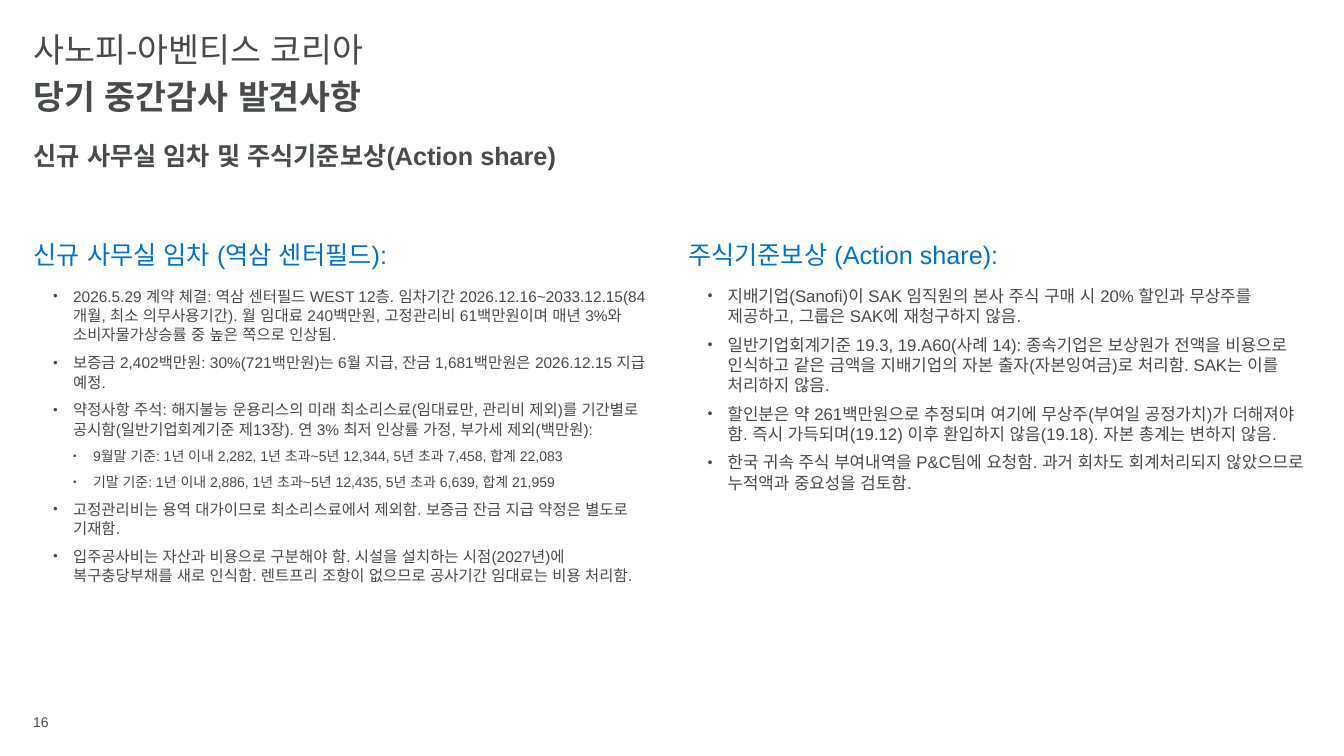
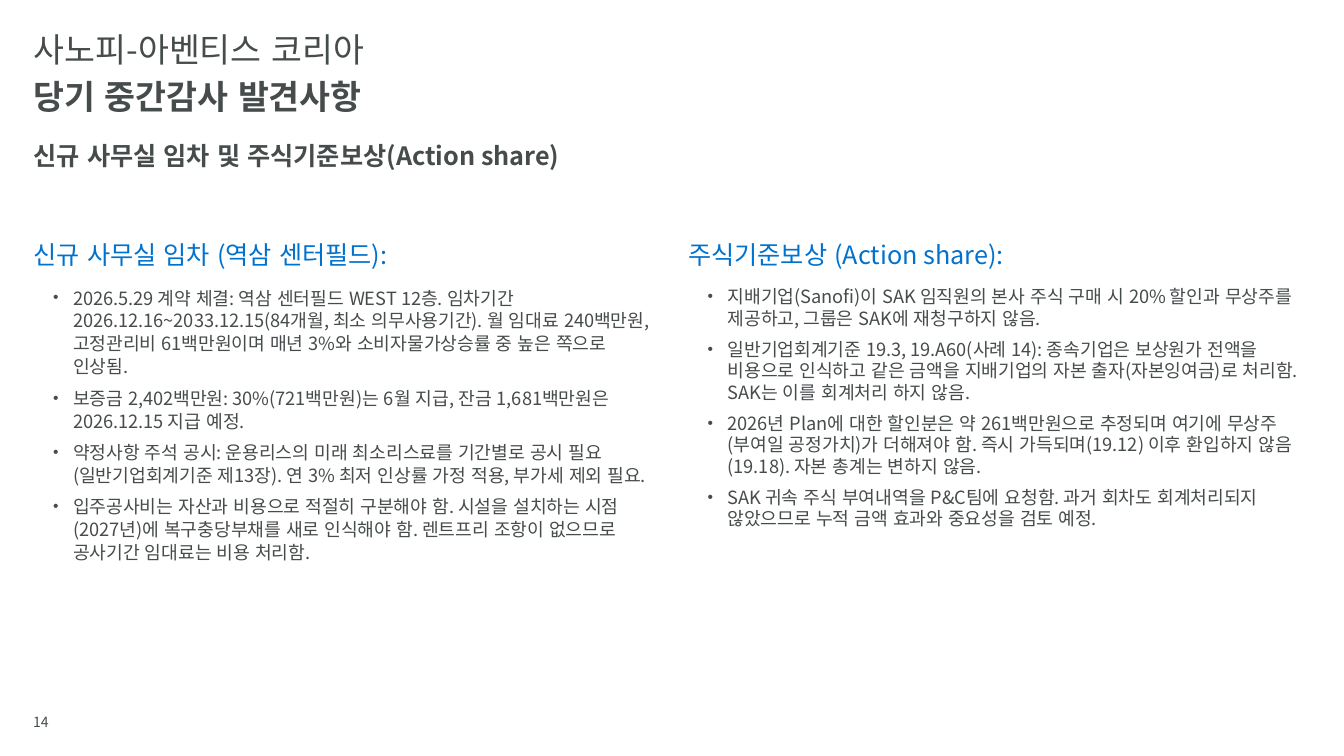
Before and after one commit to hansesle-maker/code, a slide deck: slide 14 of deliverables/SAK_FY2026_Interim_Closing_KO.pptx (slide 16 before the commit). Drawn at 1344x756 pixels with LibreOffice and Linux fonts; fonts in the diff are those of the drawing; background and template pictures are left out. Boxes give left, top, right and bottom in pixels: in the first picture for what was removed or moved away, otherwise in the second. Text is boxed around its words. In the diff, an @@ line names an element or a change of style, - is before the commit and + after.

```diff
--- a/deliverables/SAK_FY2026_Interim_Closing_KO.pptx
+++ b/deliverables/SAK_FY2026_Interim_Closing_KO.pptx
@@ font Arial to Noto Sans CJK KR in 3 elements at bbox=[34, 243, 387, 269], bbox=[688, 243, 1004, 269], bbox=[34, 144, 559, 170] @@
@@ text at bbox=[73, 290, 649, 430]: size 11 to 13 pt, font Arial to Noto Sans CJK KR in "2026.5.29 계약 체결: 역삼 센터필드 WEST 12층. ...", "보증금 2,402백만원: 30%(721백만원)는 6월 지급, 잔금 1,681백만원은 ..." @@
@@ text at bbox=[728, 287, 1292, 329]: size 12 to 13 pt, font Arial to Noto Sans CJK KR in "지배기업(Sanofi)이 SAK 임직원의 본사 주식 구매 시 ..." @@
@@ text at bbox=[728, 341, 1298, 527]: text changed; size 12 to 13 pt; font Arial to Noto Sans CJK KR @@
-  • 일반기업회계기준 19.3, 19.A60(사례 14): 종속기업은 보상원가 전액을 비용으로 인식하고 같은 금액을 지배기업의 자본 출자(자본잉여금)로 처리함. SAK는 이를 처리하지 않음.
-  • 할인분은 약 261백만원으로 추정되며 여기에 무상주(부여일 공정가치)가 더해져야 함. 즉시 가득되며(19.12) 이후 환입하지 않음(19.18). 자본 총계는 변하지 않음.
-  • 한국 귀속 주식 부여내역을 P&C팀에 요청함. 과거 회차도 회계처리되지 않았으므로 누적액과 중요성을 검토함.
+  • 일반기업회계기준 19.3, 19.A60(사례 14): 종속기업은 보상원가 전액을 비용으로 인식하고 같은 금액을 지배기업의 자본 출자(자본잉여금)로 처리함. SAK는 이를 회계처리 하지 않음.
+  • 2026년 Plan에 대한 할인분은 약 261백만원으로 추정되며 여기에 무상주(부여일 공정가치)가 더해져야 함. 즉시 가득되며(19.12) 이후 환입하지 않음(19.18). 자본 총계는 변하지 않음.
+  • SAK 귀속 주식 부여내역을 P&C팀에 요청함. 과거 회차도 회계처리되지 않았으므로 누적 금액 효과와 중요성을 검토 예정.
@@ text at bbox=[73, 444, 645, 561]: text changed; size 11 to 13 pt; font Arial to Noto Sans CJK KR @@
-  • 약정사항 주석: 해지불능 운용리스의 미래 최소리스료(임대료만, 관리비 제외)를 기간별로 공시함(일반기업회계기준 제13장). 연 3% 최저 인상률 가정, 부가세 제외(백만원):
-    • 9월말 기준: 1년 이내 2,282, 1년 초과~5년 12,344, 5년 초과 7,458, 합계 22,083
-    • 기말 기준: 1년 이내 2,886, 1년 초과~5년 12,435, 5년 초과 6,639, 합계 21,959
-  • 고정관리비는 용역 대가이므로 최소리스료에서 제외함. 보증금 잔금 지급 약정은 별도로 기재함.
-  • 입주공사비는 자산과 비용으로 구분해야 함. 시설을 설치하는 시점(2027년)에 복구충당부채를 새로 인식함. 렌트프리 조항이 없으므로 공사기간 임대료는 비용 처리함.
+  • 약정사항 주석 공시: 운용리스의 미래 최소리스료를 기간별로 공시 필요(일반기업회계기준 제13장). 연 3% 최저 인상률 가정 적용, 부가세 제외 필요.
+  • 입주공사비는 자산과 비용으로 적절히 구분해야 함. 시설을 설치하는 시점(2027년)에 복구충당부채를 새로 인식해야 함. 렌트프리 조항이 없으므로 공사기간 임대료는 비용 처리함.
@@ page number at bbox=[33, 717, 49, 727]: text changed; font Arial to Noto Sans CJK KR @@
-16
+14
```
Also in this commit, not shown: 15 other slides changed, 2 slides removed, 1 other file.
